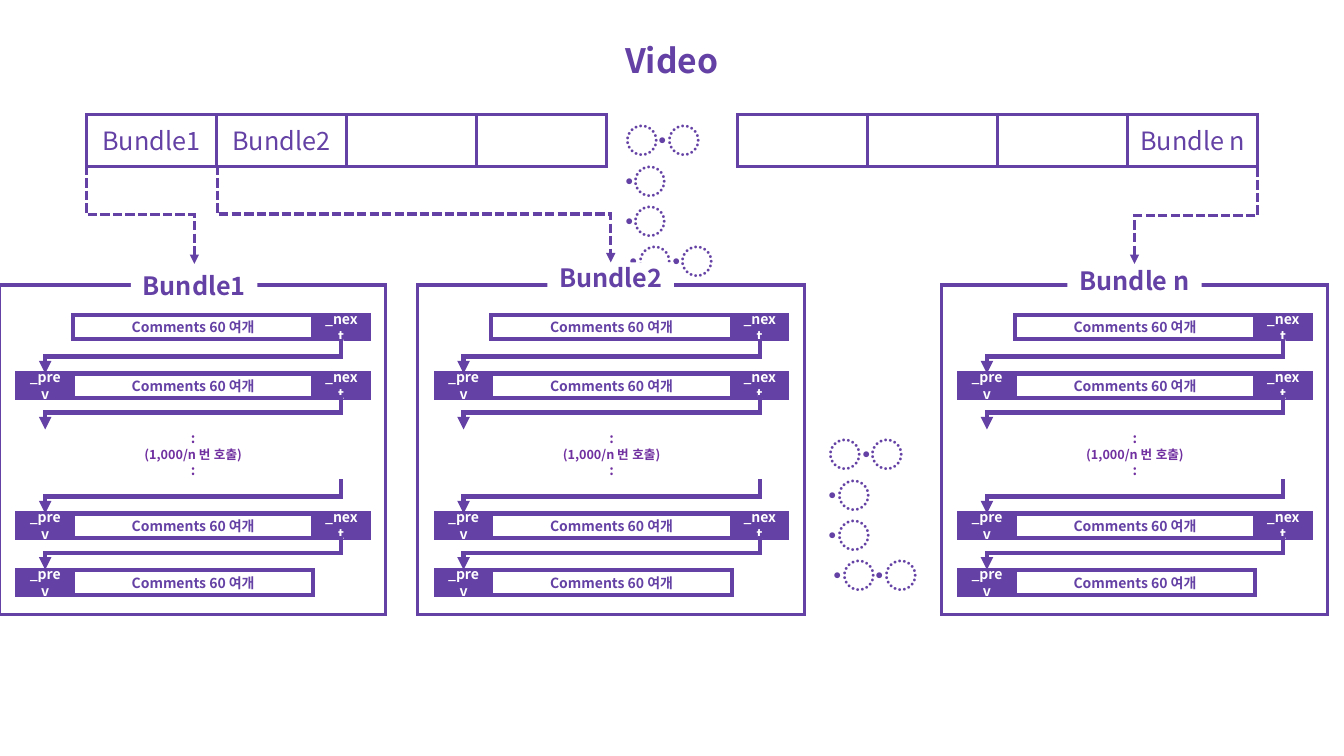
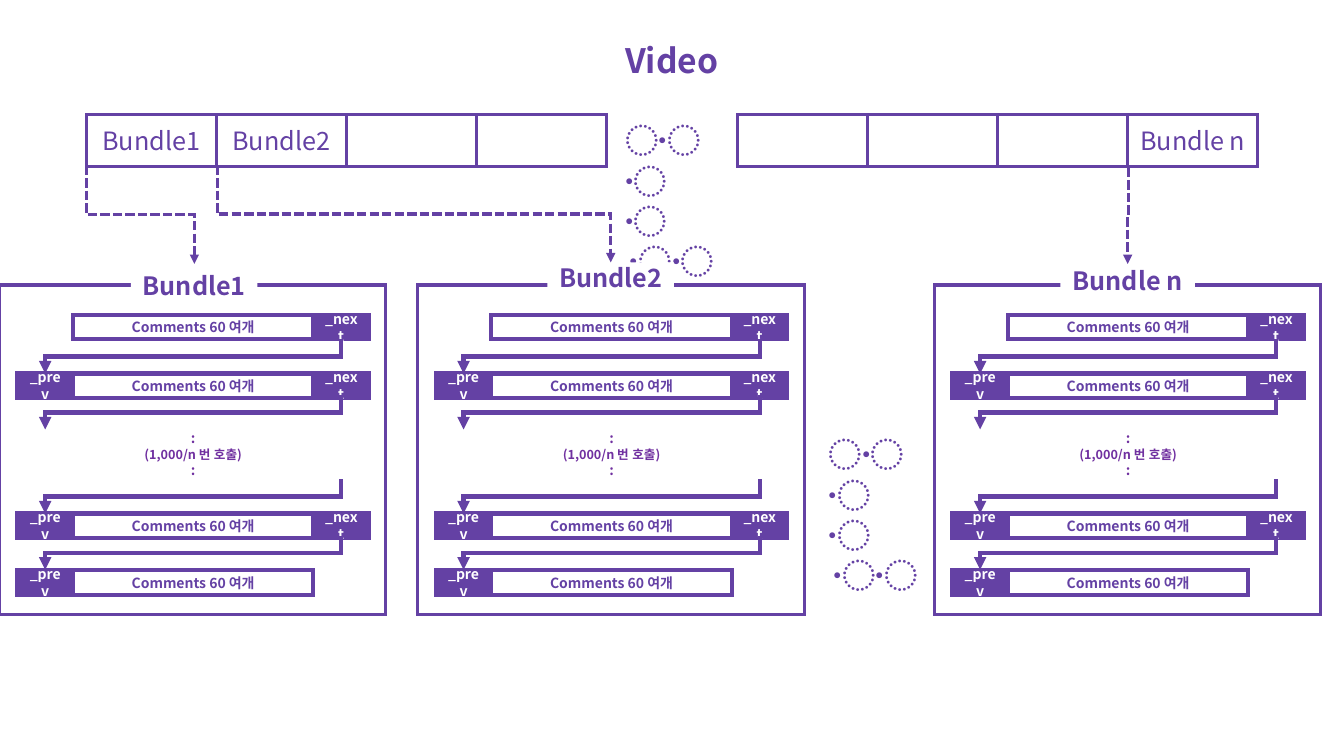
Before and after one commit to giseung-lee/public-notes, a slide deck: slide 3 of _site/public/document/diagram/TCA.pptx (slide 2 before the commit). Drawn at 1344x756 pixels with LibreOffice and Linux fonts; fonts in the diff are those of the drawing. Boxes give left, top, right and bottom in pixels: in the first picture for what was removed or moved away, otherwise in the second. Text is boxed around its words. In the diff, an @@ line names an element or a change of style, - is before the commit and + after.

```diff
--- a/_site/public/document/diagram/TCA.pptx
+++ b/_site/public/document/diagram/TCA.pptx
@@ elbow arrow moved from (1257, 167) - (1135, 264) to (1128, 167) - (1128, 264) @@
@@ 11 rectangles, 4 elbow arrows, 2 texts: place and size @@
-11 rectangles, 4 elbow arrows, 2 texts at (942, 270, 1328, 615)
+11 rectangles, 4 elbow arrows, 2 texts at (935, 270, 1321, 615)
```
Also in this commit, not shown: 1 slide added, 34 other files.
